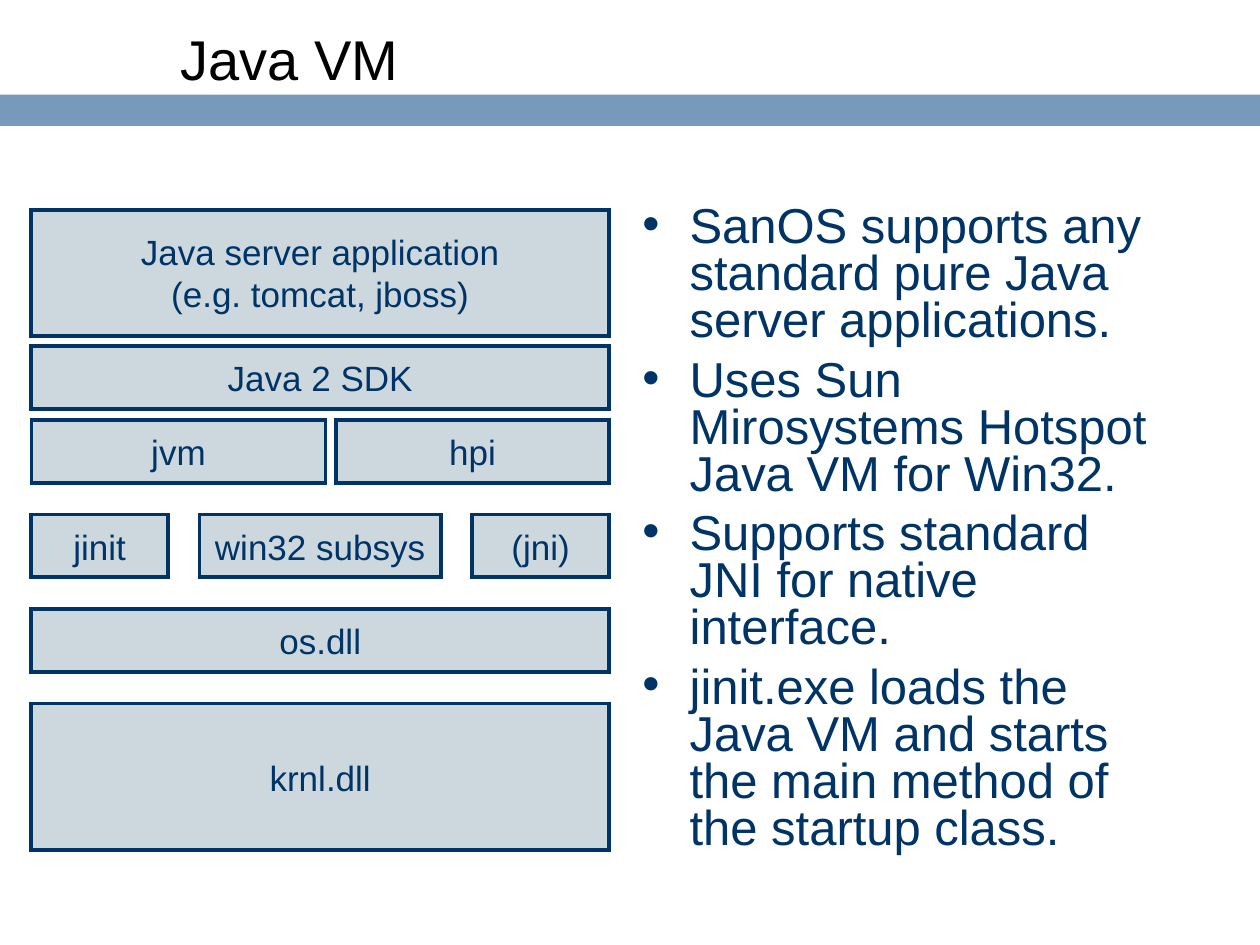
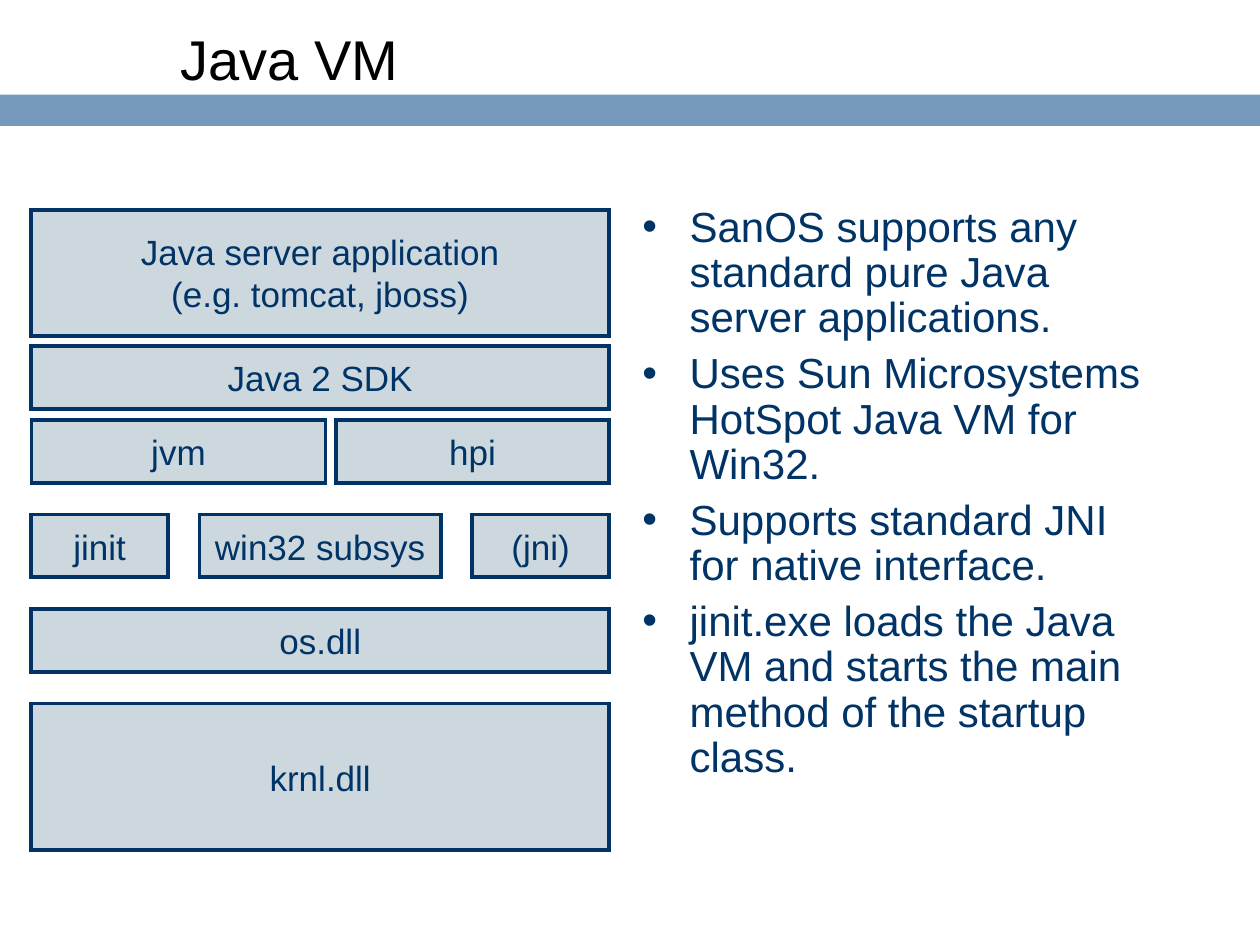
Before and after one commit to ringgaard/sanos, a slide deck: slide 26 of doc/sanostech.ppt (slide 25 before the commit). Drawn at 1260x945 pixels with LibreOffice and Linux fonts; fonts in the diff are those of the drawing; background and template pictures are left out. Boxes give left, top, right and bottom in pixels: in the first picture for what was removed or moved away, otherwise in the second. Text is boxed around its words. In the diff, an @@ line names an element or a change of style, - is before the commit and + after.

```diff
--- a/doc/sanostech.ppt
+++ b/doc/sanostech.ppt
@@ text at <box>690,212,1121,773</box>: size 28 to 24 pt in "SanOS supports any standard pure Java server ...", "Supports standard JNI for native interface.", "jinit.exe loads the Java VM and starts ..."; line spacing 0.8 to 0.9; less space between paragraphs @@
@@ text at <box>690,357,1140,480</box>: text changed; size 28 to 24 pt @@
-• Uses Sun Mirosystems Hotspot Java VM for Win32.
+• Uses Sun Microsystems HotSpot Java VM for Win32.
```
Also in this commit, not shown: 13 other slides changed, 1 slide added.
